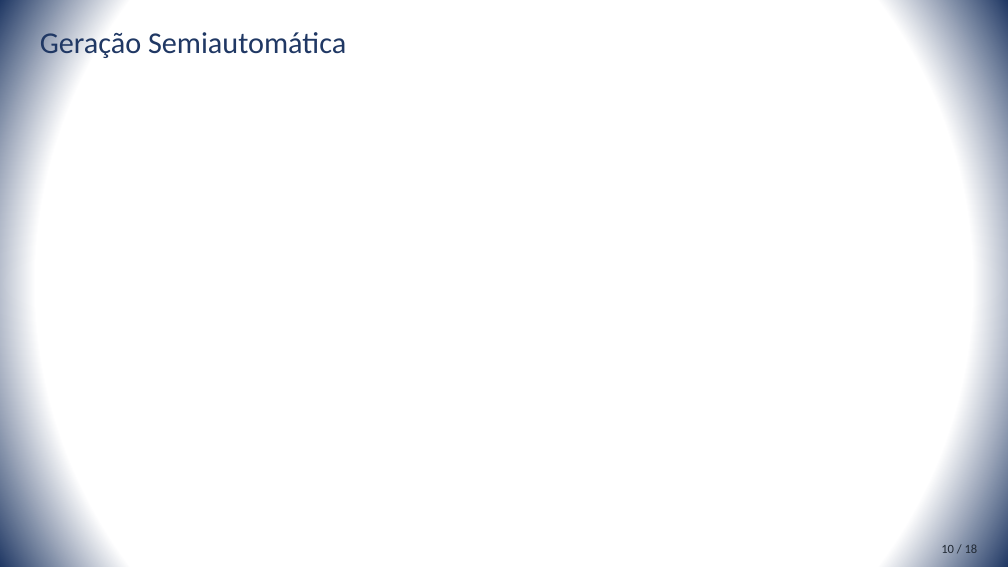
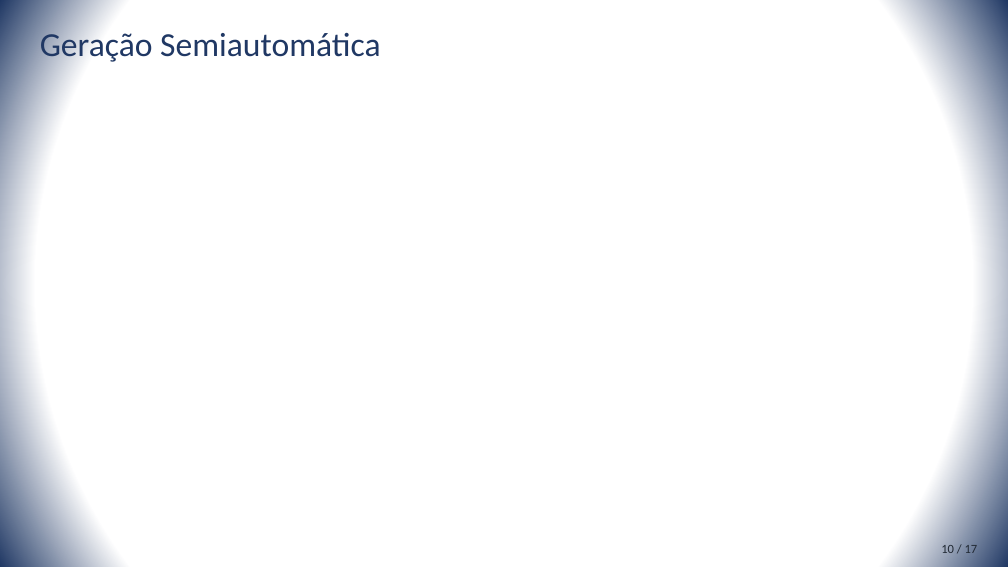
Before and after one commit to rustanitu/atfgtex, a slide deck: slide 10 of presentation/presentation.pptm. Drawn at 1008x567 pixels with LibreOffice and Linux fonts; fonts in the diff are those of the drawing. Boxes give left, top, right and bottom in pixels: in the first picture for what was removed or moved away, otherwise in the second. Text is boxed around its words. In the diff, an @@ line names an element or a change of style, - is before the commit and + after.

```diff
--- a/presentation/presentation.pptm
+++ b/presentation/presentation.pptm
@@ title "Geração Semiautomática" at [40, 28, 380, 64]: size 28.8 to 32 pt @@
@@ text at [941, 545, 978, 553]: text changed @@
-10 / 18
+10 / 17
```
Also in this commit, not shown: 15 other slides changed.
